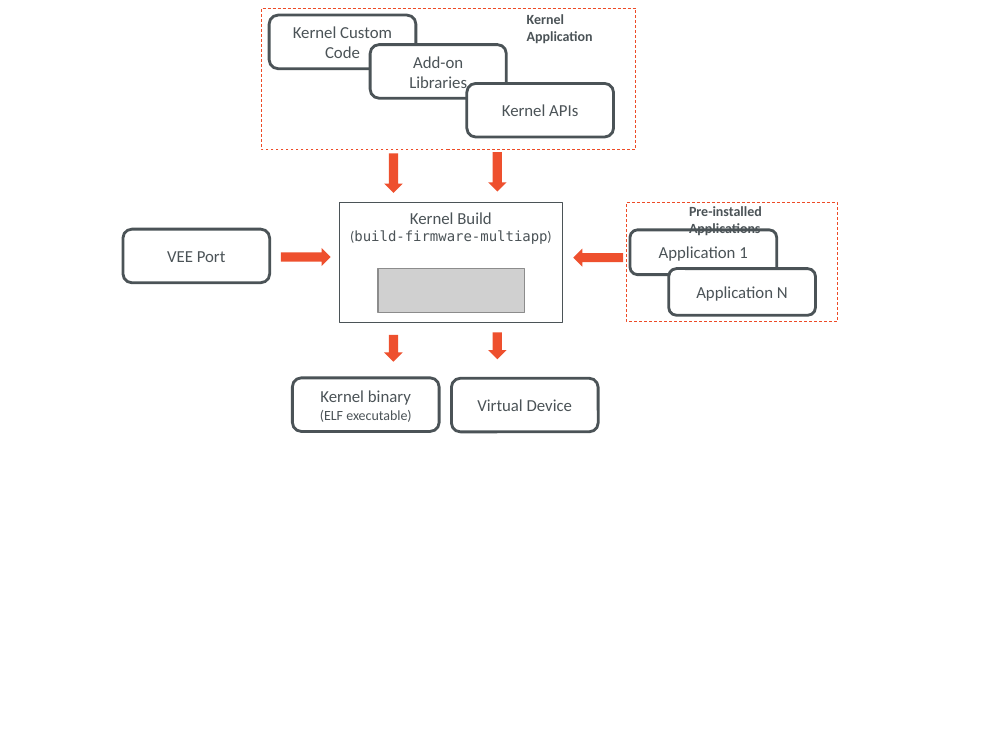
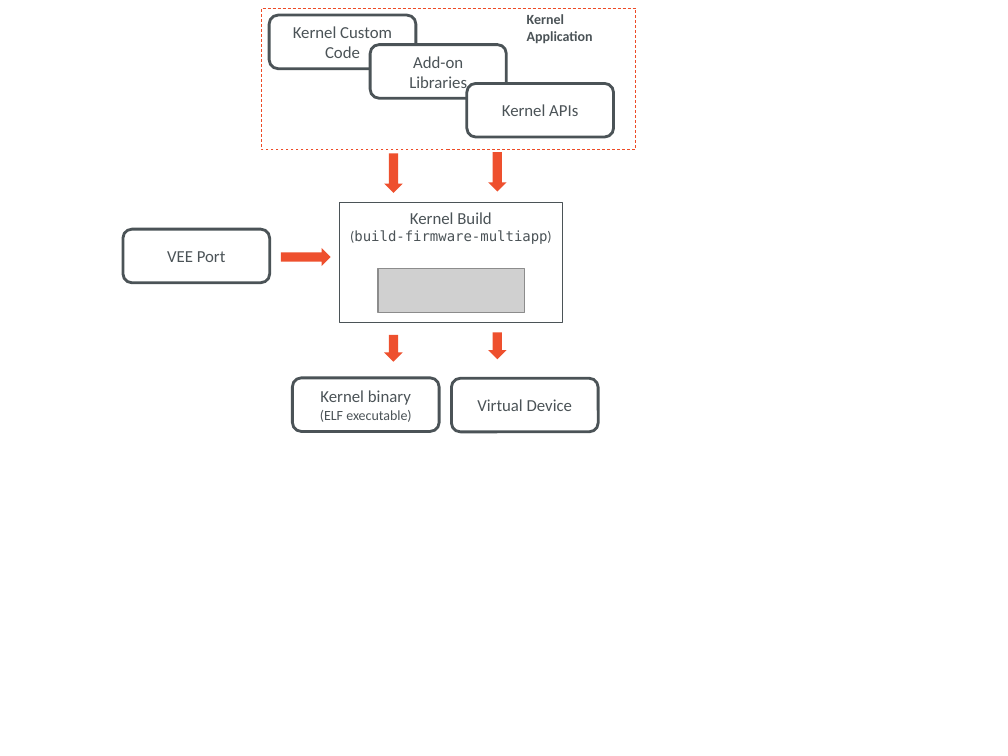
Before and after one commit to MicroEJ/docs, a slide deck: slide 1 of KernelDeveloperGuide/pptx/build_flow_kernel.pptx. Drawn at 1008x756 pixels with LibreOffice and Linux fonts; fonts in the diff are those of the drawing; grey boxes stand for pictures. Boxes give left, top, right and bottom in pixels: in the first picture for what was removed or moved away, otherwise in the second. Text is boxed around its words. In the diff, an @@ line names an element or a change of style, - is before the commit and + after.

Commit message:
emove the notion of pre-installed applications in overview
this is not important at this step. It is explained further in the
Virtual Device builder.

```diff
--- a/KernelDeveloperGuide/pptx/build_flow_kernel.pptx
+++ b/KernelDeveloperGuide/pptx/build_flow_kernel.pptx
@@ rectangle removed at (x1=626, y1=203, x2=837, y2=322) @@
@@ text removed at (x1=689, y1=206, x2=762, y2=235) @@
-Pre-installed Applications
@@ rounded rectangle removed at (x1=630, y1=230, x2=777, y2=274) @@
-Application 1
@@ down arrow removed at (x1=573, y1=248, x2=622, y2=267) @@
@@ rounded rectangle removed at (x1=668, y1=268, x2=815, y2=314) @@
-Application N
```
Also in this commit, not shown: 2 other files.
